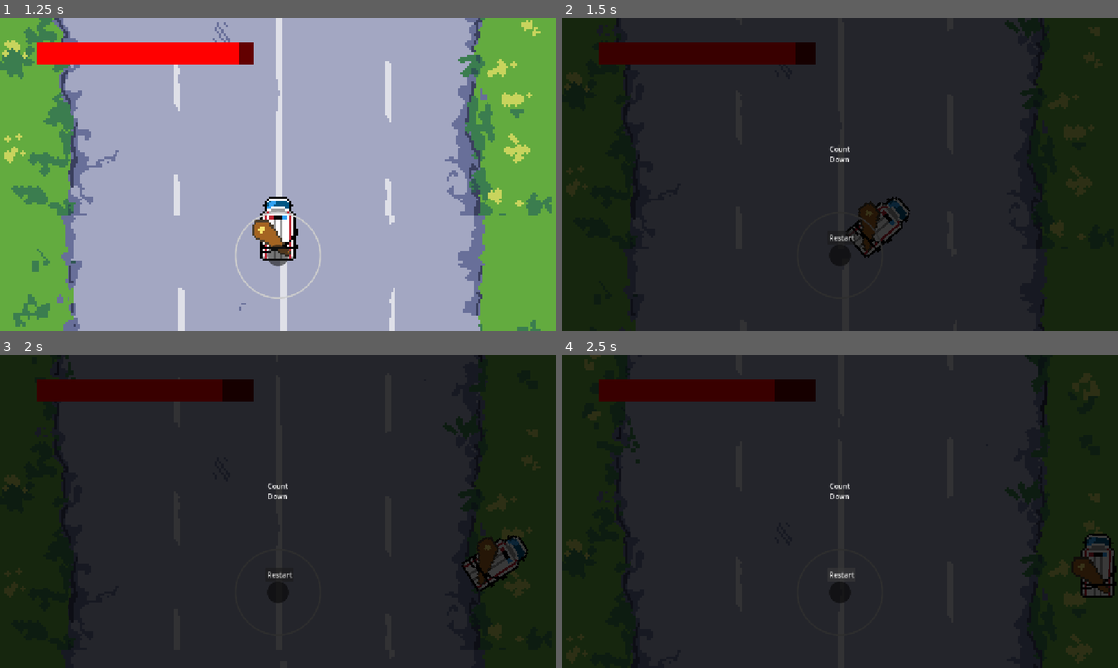
Above: before the commit, frames 1-4 (two rows, left to right).
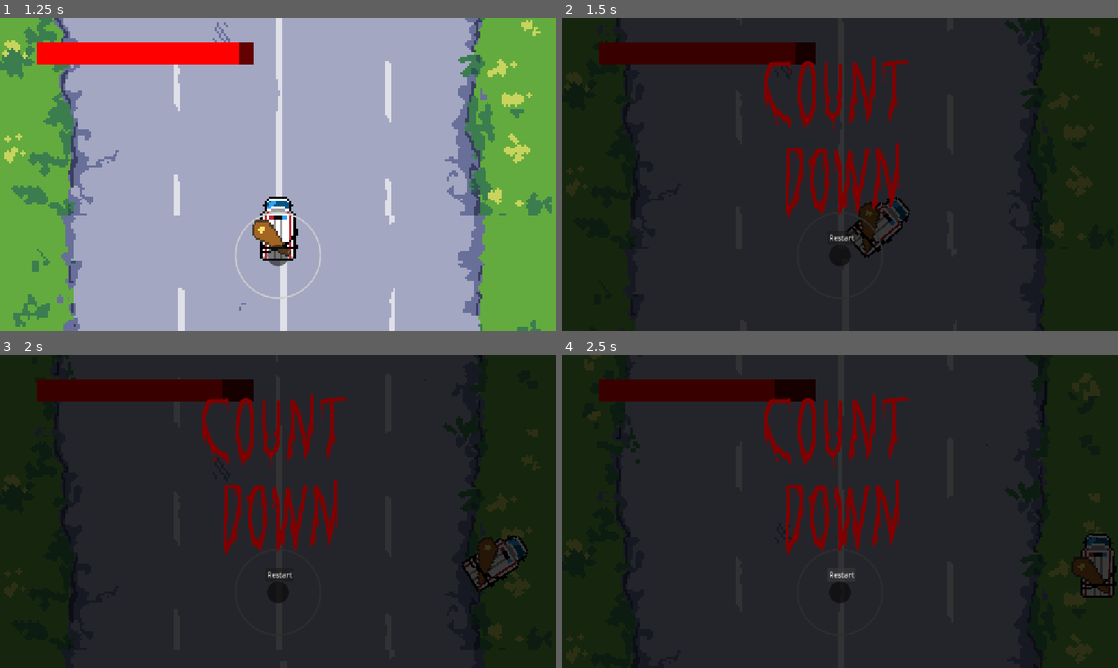
Above: after the commit, the same moments.

Repository: danielcannell/dracula-dash
Game: Godot game, scene res://scenes/title.tscn
Two runs of this game, one before a commit and one after it. Both use one fixed random seed, a clock stepped at 60 frames per second and the inputs below.
Inputs (mouse positions are in pixels of both pictures, inside the frame that each line leads up to):
- Up to frame 1 (1.25 s): click "Start Game" at 0.5 s
- Up to frame 2 (1.5 s): tap Enter at 1.25 s; move the mouse to (962, 158) at 1.27 s; hold Right (turn_right) from 1.28 s (still down); tap X at 1.35 s; click (962, 158) at 1.42 s
- Up to frame 3 (2 s): keep holding Right (turn_right)
- Up to frame 4 (2.5 s): release Right (turn_right) at 2 s; click "Restart" at 2 s

Frame 1 is identical in both runs. In frame 2, 3.2% of the frame differs, in the area x 36-63%, y 12-65%; in frame 3, 3.2%; in frame 4, 3.2%.

Commit message:
Add count down images

Diff:
--- a/scenes/death.tscn
+++ b/scenes/death.tscn
@@ -1,6 +1,8 @@
 [gd_scene format=3 uid="uid://r0t5e0ujtalw"]
 
 [ext_resource type="Script" uid="uid://nc44vvud8oi2" path="res://scripts/death.gd" id="1_0hhgj"]
+[ext_resource type="Texture2D" uid="uid://d4e6xc2u7l5vg" path="res://art/down.png" id="2_tjai8"]
+[ext_resource type="Texture2D" uid="uid://1ieol6lkc7gq" path="res://art/count.png" id="3_q1r8t"]
 
 [node name="Node2D" type="CanvasLayer" unique_id=623993836]
 script = ExtResource("1_0hhgj")
@@ -13,37 +15,7 @@
 grow_vertical = 2
 color = Color(0, 0, 0, 0.7764706)
 
-[node name="Label" type="Label" parent="ColorRect" unique_id=778727568]
-layout_mode = 1
-anchors_preset = 8
-anchor_left = 0.5
-anchor_top = 0.5
-anchor_right = 0.5
-anchor_bottom = 0.5
-offset_left = -24.0
-offset_top = -70.0
-offset_right = 23.0
-offset_bottom = -47.0
-grow_horizontal = 2
-grow_vertical = 2
-text = "Count"
-
-[node name="Label2" type="Label" parent="ColorRect" unique_id=925616108]
-layout_mode = 1
-anchors_preset = 8
-anchor_left = 0.5
-anchor_top = 0.5
-anchor_right = 0.5
-anchor_bottom = 0.5
-offset_left = -24.0
-offset_top = -46.0
-offset_right = 21.0
-offset_bottom = -23.0
-grow_horizontal = 2
-grow_vertical = 2
-text = "Down"
-
-[node name="Button" type="Button" parent="ColorRect" unique_id=1463549988]
+[node name="Restart" type="Button" parent="ColorRect" unique_id=1463549988]
 layout_mode = 1
 anchors_preset = 8
 anchor_left = 0.5
@@ -57,3 +29,11 @@
 grow_horizontal = 2
 grow_vertical = 2
 text = "Restart"
+
+[node name="Down" type="Sprite2D" parent="ColorRect" unique_id=1349440203]
+position = Vector2(660, 375)
+texture = ExtResource("2_tjai8")
+
+[node name="Count" type="Sprite2D" parent="ColorRect" unique_id=612865006]
+position = Vector2(631, 175)
+texture = ExtResource("3_q1r8t")
Binary file added: art/count.png
Not shown, added: art/count.png.import
Binary file added: art/down.png
Not shown, added: art/down.png.import
